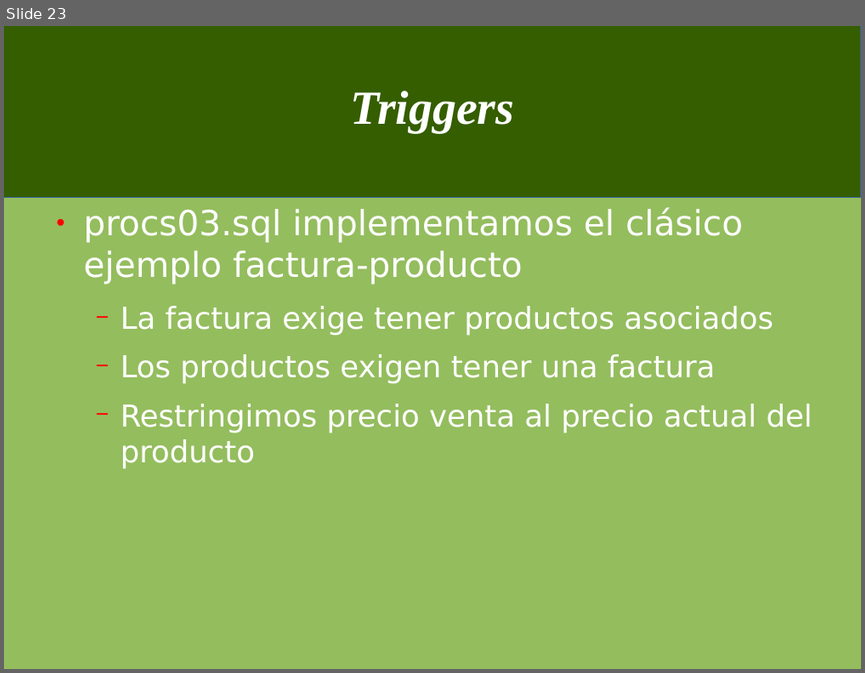
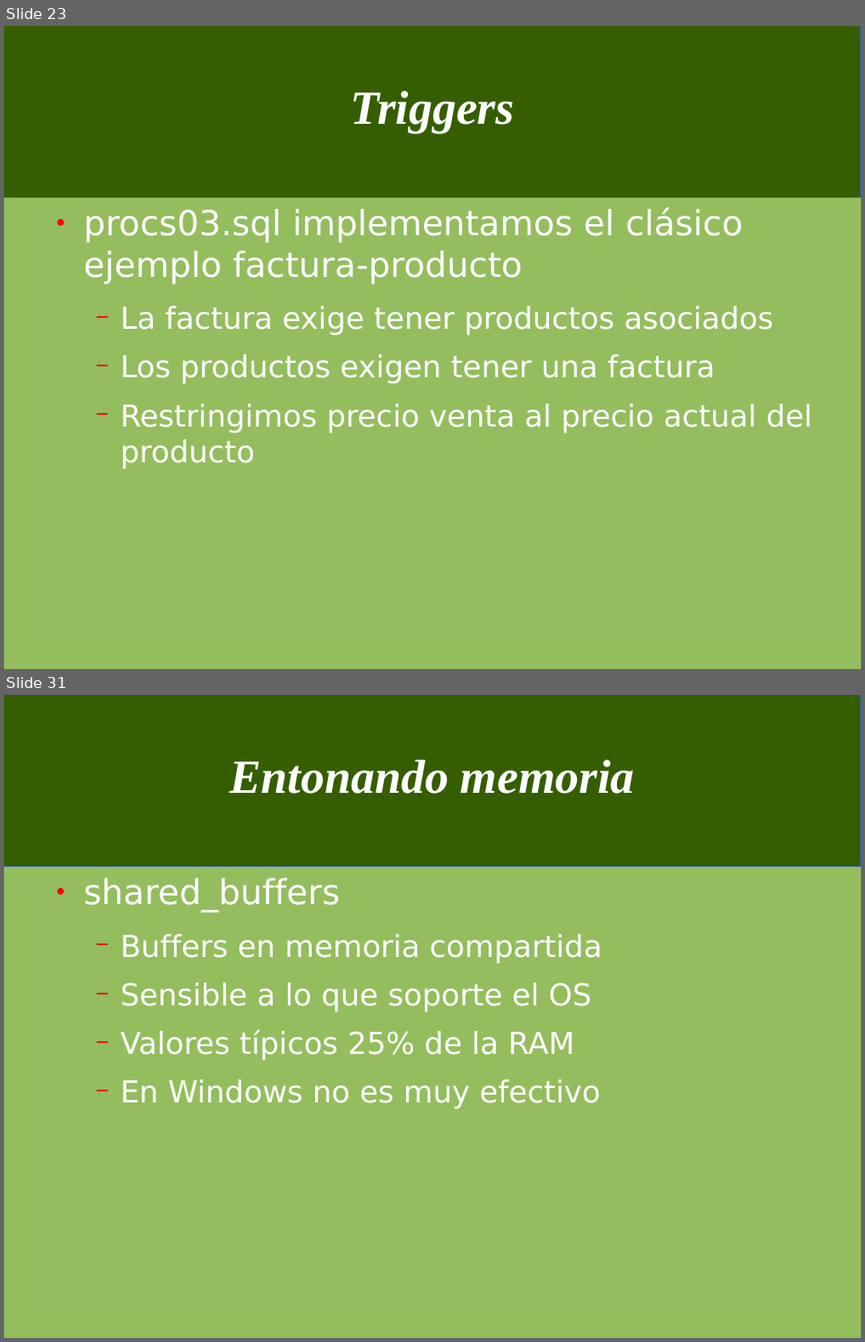
Before and after one commit to jorgeu/curso-postgresql, a slide deck: cursopostgres.odp. Shown one above the other, each under a label of ours: slide 23 before the commit, slides 23 and 31 after it; the slides between them are not shown. The pictures are 865x673 and 865x1342 pixels, drawn with LibreOffice and Linux fonts; fonts in the diff are those of the drawing. Boxes give left, top, right and bottom in pixels: in the first picture for what was removed or moved away, otherwise in the second. Text is boxed around its words. In the diff, an @@ line names an element or a change of style, - is before the commit and + after.

```diff
--- a/cursopostgres.odp
+++ b/cursopostgres.odp
@@ slide 31 added at [4, 695, 861, 1338], background #94BD5E; not listed: 1 template element that a slide beside it also shows @@
@@ title added at [229, 760, 635, 794], 44 pt, text #FFFFFF, bold, italic @@
+Entonando memoria
@@ text added at [84, 878, 602, 1108], 28 pt, text #FFFFFF @@
+● shared_buffers
+  − Buffers en memoria compartida
+  − Sensible a lo que soporte el OS
+  − Valores típicos 25% de la RAM
+  − En Windows no es muy efectivo
```
Also in this commit, not shown: 1 slide changed, 19 other slides added, 1 other file.
